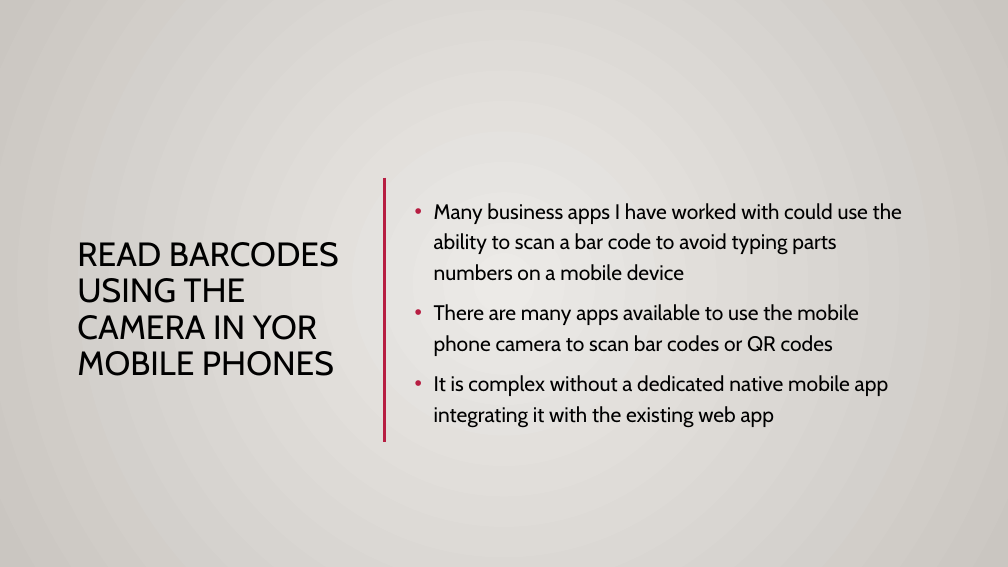
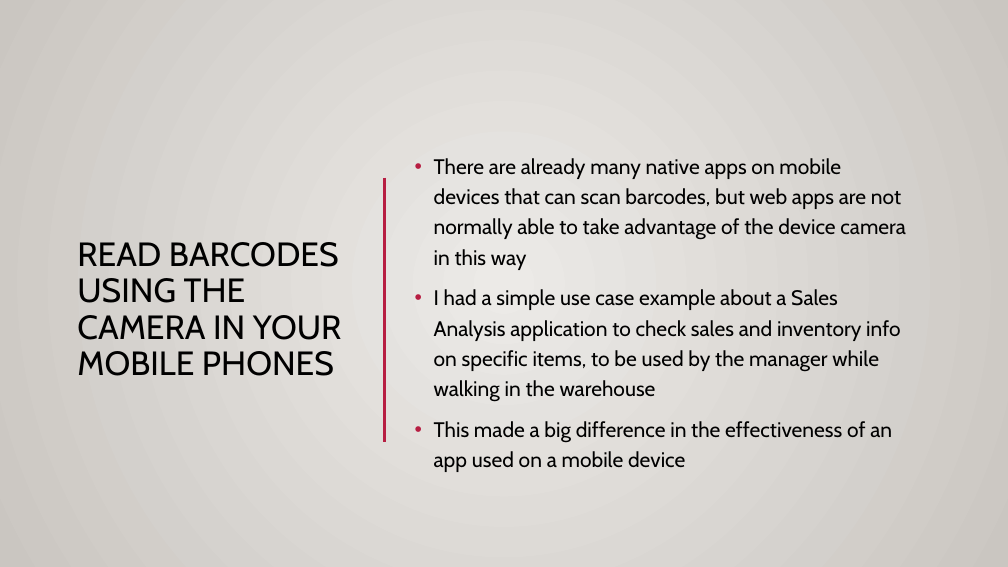
Before and after one commit to NicolaZordan/NicolaZordan, a slide deck: slide 3 of barcodeScanner/barcodeScanner.pptx. Drawn at 1008x567 pixels with LibreOffice and Linux fonts; fonts in the diff are those of the drawing; background and template pictures are left out. Boxes give left, top, right and bottom in pixels: in the first picture for what was removed or moved away, otherwise in the second. Text is boxed around its words. In the diff, an @@ line names an element or a change of style, - is before the commit and + after.

Commit message:
updated ppt

```diff
--- a/barcodeScanner/barcodeScanner.pptx
+++ b/barcodeScanner/barcodeScanner.pptx
@@ text at bbox=[434, 158, 906, 472]: text changed @@
-• Many business apps I have worked with could use the ability to scan a bar code to avoid typing parts numbers on a mobile device
-• There are many apps available to use the mobile phone camera to scan bar codes or QR codes
-• It is complex without a dedicated native mobile app integrating it with the existing web app
+• There are already many native apps on mobile devices that can scan barcodes, but web apps are not normally able to take advantage of the device camera in this way
+• I had a simple use case example about a Sales Analysis application to check sales and inventory info on specific items, to be used by the manager while walking in the warehouse
+• This made a big difference in the effectiveness of an app used on a mobile device
@@ title at bbox=[77, 242, 342, 376]: text changed @@
-READ BARCODES USING THE CAMERA IN YOR MOBILE PHONES
+READ BARCODES USING THE CAMERA IN YOUR MOBILE PHONES
```
Also in this commit, not shown: 6 other slides changed, 1 slide removed.
